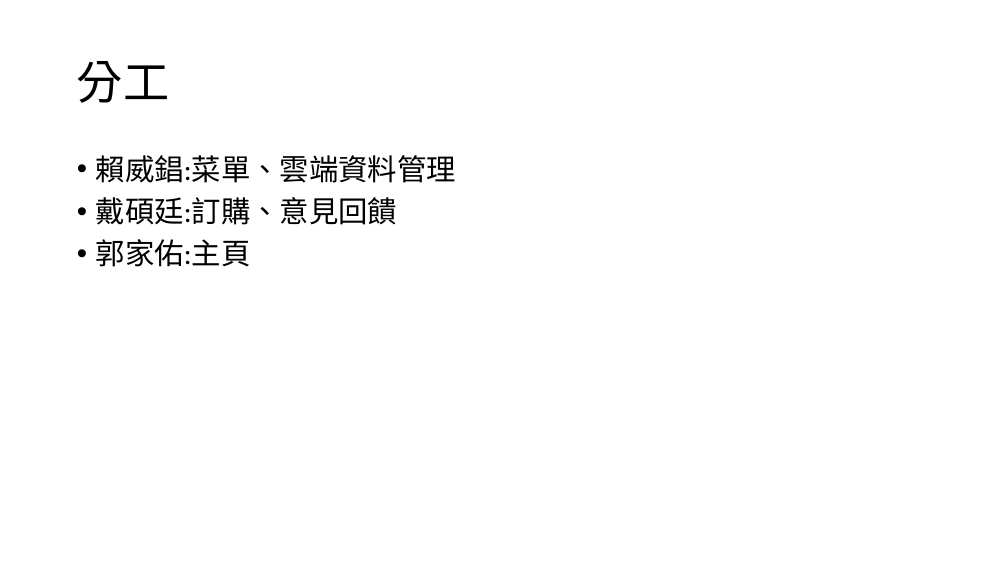
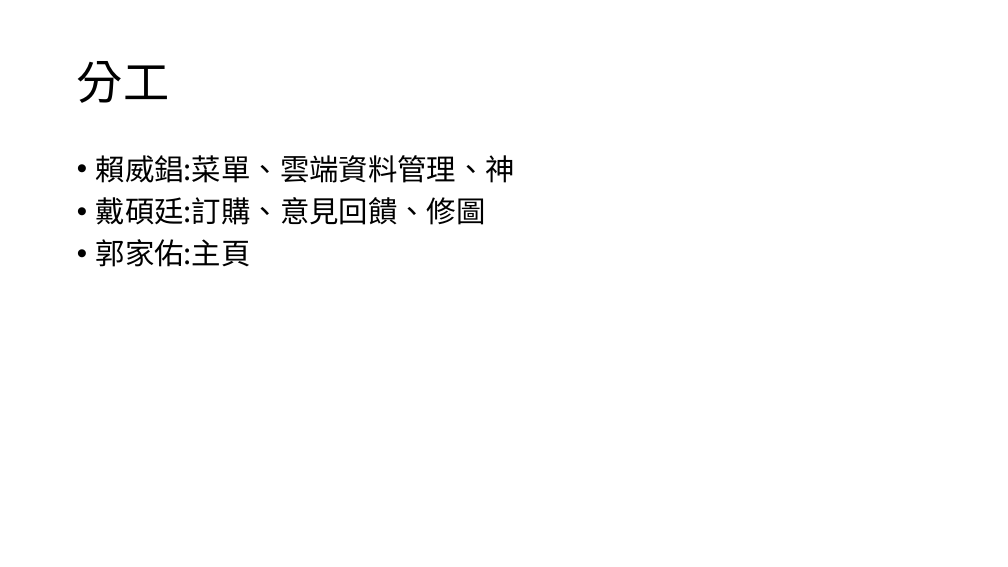
Before and after one commit to weichang0007/ntutVegetablesssssssssssssss, a slide deck: slide 7 of ppt.pptx (slide 6 before the commit). Drawn at 1008x567 pixels with LibreOffice and Linux fonts; fonts in the diff are those of the drawing. Boxes give left, top, right and bottom in pixels: in the first picture for what was removed or moved away, otherwise in the second. Text is boxed around its words. In the diff, an @@ line names an element or a change of style, - is before the commit and + after.

```diff
--- a/ppt.pptx
+++ b/ppt.pptx
@@ text at [96, 155, 515, 225]: text changed; font Calibri to Noto Sans CJK SC @@
-• 賴威錩:菜單、雲端資料管理
-• 戴碩廷:訂購、意見回饋
+• 賴威錩:菜單、雲端資料管理、神
+• 戴碩廷:訂購、意見回饋、修圖
@@ text at [96, 239, 251, 267]: font Calibri to Noto Sans CJK SC in "郭家佑:主頁" @@
```
Also in this commit, not shown: 6 other slides changed, 1 slide added.
